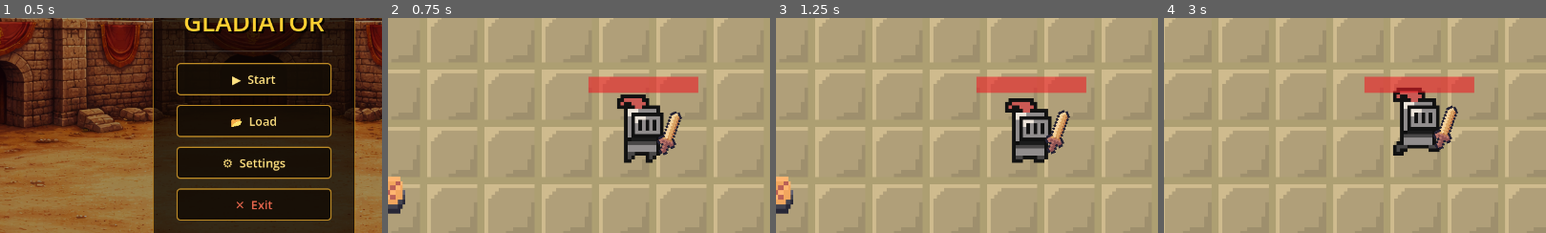
Above: before the commit, frames 1-4 (left to right).
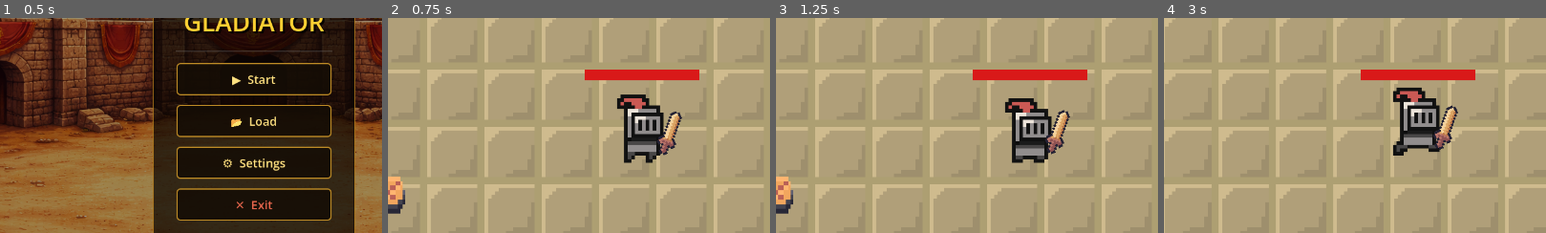
Above: after the commit, the same moments.

Repository: DavydGladius/Gladiator
Game: Godot game, scene res://Scenes/main_menu.tscn
The game is run twice, just before and just after one commit, with the same random seed, the same clock (stepped at 60 frames per second) and the same inputs. Sound files missing from this copy of the repository are replaced by a short silence.
Inputs (mouse positions are % of the whole screen's width and height, from its top left):
- Up to frame 1 (0.5 s): no input
- Up to frame 2 (0.75 s): click "📂 Load" at 0.5 s
- Up to frame 3 (1.25 s): no input
- Up to frame 4 (3 s): tap Enter at 1.25 s; move the mouse to (72, 45) at 1.27 s; hold D (right) 1.28-2 s; click (72, 45) at 1.35 s; drag from (30, 55) to (55, 41) at 2.02 s; move the mouse to (60, 28) at 2.77 s; hold D (right) from 2.78 s (still down); hold Shift from 2.78 s (still down)
The pictures show only the part of the screen within x 17-67%, y 25-75%; the shares and areas given below are measured in that part.

Frame 1 is identical in both runs. In frame 2, 3.1% of the frame differs, in the area x 51-82%, y 24-36%; in frame 3, 3.1%; in frame 4, 3.2%.

Commit message:
ui overhaul PART3
updated death screen and adjusted health bar

Diff:
--- a/Scenes/DeathScreen.tscn
+++ b/Scenes/DeathScreen.tscn
@@ -2,6 +2,73 @@
 
 [ext_resource type="Script" uid="uid://bg4iggi0bq2bd" path="res://scripts/ui/death_screen.gd" id="1_4pnsc"]
 [ext_resource type="AudioStream" uid="uid://c0twvb8klrjai" path="res://assets/sound_effects/GAMEOVER.wav" id="2_gb262"]
+
+[sub_resource type="StyleBoxFlat" id="OverlayStyle"]
+bg_color = Color(0.0, 0.0, 0.0, 0.72)
+
+[sub_resource type="StyleBoxFlat" id="CardStyle"]
+bg_color = Color(0.05, 0.05, 0.1, 0.96)
+border_width_left = 1
+border_width_top = 1
+border_width_right = 1
+border_width_bottom = 1
+border_color = Color(0.7, 0.1, 0.1, 0.9)
+corner_radius_top_left = 12
+corner_radius_top_right = 12
+corner_radius_bottom_right = 12
+corner_radius_bottom_left = 12
+content_margin_left = 40.0
+content_margin_top = 36.0
+content_margin_right = 40.0
+content_margin_bottom = 36.0
+
+[sub_resource type="StyleBoxFlat" id="BtnContinue"]
+bg_color = Color(0.1, 0.38, 0.14, 1.0)
+border_width_left = 1
+border_width_top = 1
+border_width_right = 1
+border_width_bottom = 1
+border_color = Color(0.3, 0.8, 0.35, 0.8)
+corner_radius_top_left = 8
+corner_radius_top_right = 8
+corner_radius_bottom_right = 8
+corner_radius_bottom_left = 8
+
+[sub_resource type="StyleBoxFlat" id="BtnContinueHover"]
+bg_color = Color(0.15, 0.5, 0.2, 1.0)
+border_width_left = 1
+border_width_top = 1
+border_width_right = 1
+border_width_bottom = 1
+border_color = Color(0.3, 0.9, 0.4, 1.0)
+corner_radius_top_left = 8
+corner_radius_top_right = 8
+corner_radius_bottom_right = 8
+corner_radius_bottom_left = 8
+
+[sub_resource type="StyleBoxFlat" id="BtnExit"]
+bg_color = Color(0.35, 0.07, 0.07, 1.0)
+border_width_left = 1
+border_width_top = 1
+border_width_right = 1
+border_width_bottom = 1
+border_color = Color(0.8, 0.2, 0.2, 0.8)
+corner_radius_top_left = 8
+corner_radius_top_right = 8
+corner_radius_bottom_right = 8
+corner_radius_bottom_left = 8
+
+[sub_resource type="StyleBoxFlat" id="BtnExitHover"]
+bg_color = Color(0.5, 0.1, 0.1, 1.0)
+border_width_left = 1
+border_width_top = 1
+border_width_right = 1
+border_width_bottom = 1
+border_color = Color(1.0, 0.3, 0.3, 1.0)
+corner_radius_top_left = 8
+corner_radius_top_right = 8
+corner_radius_bottom_right = 8
+corner_radius_bottom_left = 8
 
 [node name="DeathScreen" type="Control" unique_id=1401373248]
 layout_mode = 3
@@ -13,55 +80,78 @@
 script = ExtResource("1_4pnsc")
 metadata/_edit_use_anchors_ = true
 
-[node name="Panel" type="Panel" parent="." unique_id=1477253084]
+[node name="Overlay" type="Panel" parent="." unique_id=1477253084]
 layout_mode = 1
 anchors_preset = 15
 anchor_right = 1.0
 anchor_bottom = 1.0
 grow_horizontal = 2
 grow_vertical = 2
+theme_override_styles/panel = SubResource("OverlayStyle")
 metadata/_edit_use_anchors_ = true
 
-[node name="VBoxContainer" type="VBoxContainer" parent="." unique_id=789533033]
+[node name="Card" type="PanelContainer" parent="." unique_id=789533033]
 layout_mode = 1
 anchors_preset = 8
 anchor_left = 0.5
 anchor_top = 0.5
 anchor_right = 0.5
 anchor_bottom = 0.5
-offset_left = -84.5
-offset_top = -46.5
-offset_right = 84.5
-offset_bottom = 46.5
+offset_left = -160.0
+offset_top = -120.0
+offset_right = 160.0
+offset_bottom = 120.0
 grow_horizontal = 2
 grow_vertical = 2
+theme_override_styles/panel = SubResource("CardStyle")
 
-[node name="Label" type="Label" parent="VBoxContainer" unique_id=692755769]
-custom_minimum_size = Vector2(0, 50)
+[node name="VBox" type="VBoxContainer" parent="Card" unique_id=692755769]
 layout_mode = 2
-text = "YOU DIED"
+theme_override_constants/separation = 16
+
+[node name="Title" type="Label" parent="Card/VBox" unique_id=111111111]
+layout_mode = 2
+theme_override_colors/font_color = Color(0.9, 0.2, 0.2, 1.0)
+theme_override_font_sizes/font_size = 32
+text = "☠  Y O U  D I E D  ☠"
 horizontal_alignment = 1
 
-[node name="ContinueButton" type="Button" parent="VBoxContainer" unique_id=2005362049]
-custom_minimum_size = Vector2(250, 50)
+[node name="Subtitle" type="Label" parent="Card/VBox" unique_id=111111112]
 layout_mode = 2
-text = "Continue The Battle?"
+theme_override_colors/font_color = Color(0.65, 0.6, 0.55, 1.0)
+theme_override_font_sizes/font_size = 13
+text = "The arena claims another soul..."
+horizontal_alignment = 1
 
-[node name="Load" type="Button" parent="VBoxContainer" unique_id=459756369]
-custom_minimum_size = Vector2(250, 50)
+[node name="Spacer" type="Control" parent="Card/VBox" unique_id=111111113]
 layout_mode = 2
-size_flags_horizontal = 4
-text = "Load"
+custom_minimum_size = Vector2(0, 8)
 
-[node name="EndButton" type="Button" parent="VBoxContainer" unique_id=815436029]
-custom_minimum_size = Vector2(250, 50)
+[node name="ContinueButton" type="Button" parent="Card/VBox" unique_id=2005362049]
+custom_minimum_size = Vector2(280, 48)
 layout_mode = 2
-text = "End Game"
+theme_override_styles/normal = SubResource("BtnContinue")
+theme_override_styles/hover = SubResource("BtnContinueHover")
+theme_override_styles/pressed = SubResource("BtnContinue")
+theme_override_styles/focus = SubResource("BtnContinue")
+theme_override_colors/font_color = Color(0.85, 1.0, 0.87, 1.0)
+theme_override_font_sizes/font_size = 15
+text = "⚔  Continue The Battle"
+
+[node name="EndButton" type="Button" parent="Card/VBox" unique_id=815436029]
+custom_minimum_size = Vector2(280, 48)
+layout_mode = 2
+theme_override_styles/normal = SubResource("BtnExit")
+theme_override_styles/hover = SubResource("BtnExitHover")
+theme_override_styles/pressed = SubResource("BtnExit")
+theme_override_styles/focus = SubResource("BtnExit")
+theme_override_colors/font_color = Color(1.0, 0.75, 0.75, 1.0)
+theme_override_font_sizes/font_size = 15
+text = "✖  Exit Game"
 
 [node name="AudioStreamPlayer" type="AudioStreamPlayer" parent="." unique_id=256099415]
 stream = ExtResource("2_gb262")
 bus = &"Music"
 
-[connection signal="pressed" from="VBoxContainer/ContinueButton" to="." method="_on_continue_button_pressed"]
-[connection signal="pressed" from="VBoxContainer/Load" to="." method="_on_load_pressed"]
-[connection signal="pressed" from="VBoxContainer/EndButton" to="." method="_on_end_button_pressed"]
+[connection signal="pressed" from="Card/VBox/ContinueButton" to="." method="_on_continue_button_pressed"]
+[connection signal="pressed" from="Card/VBox/EndButton" to="." method="_on_end_button_pressed"]
--- a/characters/Enemy/enemy.tscn
+++ b/characters/Enemy/enemy.tscn
@@ -116,6 +116,17 @@
 [sub_resource type="CircleShape2D" id="CircleShape2D_eqilm"]
 radius = 13.0
 
+[sub_resource type="StyleBoxFlat" id="EHBBackground"]
+bg_color = Color(0.12, 0.0, 0.0, 1.0)
+border_width_left = 1
+border_width_top = 1
+border_width_right = 1
+border_width_bottom = 1
+border_color = Color(0.0, 0.0, 0.0, 1.0)
+
+[sub_resource type="StyleBoxFlat" id="EHBFill"]
+bg_color = Color(0.85, 0.1, 0.1, 1.0)
+
 [node name="Enemy" type="CharacterBody2D" unique_id=559718794 groups=["enemy"]]
 collision_layer = 2
 collision_mask = 3
@@ -141,25 +152,24 @@
 shape = SubResource("CircleShape2D_eqilm")
 
 [node name="Node2D" type="Node2D" parent="." unique_id=848326513]
-position = Vector2(-15, -12)
+position = Vector2(-16, -14)
 
 [node name="Control" type="Control" parent="Node2D" unique_id=173921461]
 layout_mode = 3
 anchors_preset = 0
-offset_top = -2.0
-offset_right = 31.0
+offset_right = 32.0
 offset_bottom = 3.0
 
-[node name="HealthBar" type="TextureProgressBar" parent="Node2D/Control" unique_id=251253164]
+[node name="HealthBar" type="ProgressBar" parent="Node2D/Control" unique_id=251253164]
 unique_name_in_owner = true
-self_modulate = Color(1, 1, 1, 0.5882353)
 layout_mode = 1
 anchors_preset = -1
-offset_right = 102.0
-offset_bottom = 15.0
-scale = Vector2(0.3, 0.3)
+offset_right = 32.0
+offset_bottom = 3.0
+theme_override_styles/background = SubResource("EHBBackground")
+theme_override_styles/fill = SubResource("EHBFill")
 value = 100.0
-texture_progress = ExtResource("5_ncf7h")
+show_percentage = false
 
 [node name="FootstepsEnemy" type="AudioStreamPlayer2D" parent="." unique_id=1527259336]
 stream = ExtResource("6_a7vb5")
--- a/characters/Player/player.tscn
+++ b/characters/Player/player.tscn
@@ -4,7 +4,6 @@
 [ext_resource type="Texture2D" uid="uid://d1ukout7sfdk4" path="res://assets/sprites/mc/mc_sprite_.png" id="2_b405y"]
 [ext_resource type="PackedScene" uid="uid://ceqtca5e8gumv" path="res://characters/weapons/BasicSword.tscn" id="3_pdv5a"]
 [ext_resource type="PackedScene" uid="uid://ciosyy23nxiea" path="res://characters/weapons/BasicBow.tscn" id="4_fg313"]
-[ext_resource type="Texture2D" uid="uid://ccbmqlkrv7inr" path="res://assets/sprites/mc/health.png" id="4_kidiw"]
 [ext_resource type="Texture2D" uid="uid://g78nec7ipmen" path="res://assets/sprites/Coin.png" id="4_pdv5a"]
 [ext_resource type="AudioStream" uid="uid://d388giy3aj5s1" path="res://assets/sound_effects/walking_sound_stone.ogg" id="5_b405y"]
 
@@ -154,10 +153,11 @@
 radius = 6.0
 height = 16.0
 
-[sub_resource type="CircleShape2D" id="CircleShape2D_yrol7"]
-radius = 12.0
-
 [sub_resource type="StyleBoxFlat" id="CoinPanelStyle"]
+content_margin_left = 8.0
+content_margin_top = 6.0
+content_margin_right = 10.0
+content_margin_bottom = 6.0
 bg_color = Color(0.05, 0.05, 0.1, 0.82)
 border_width_left = 1
 border_width_top = 1
@@ -168,10 +168,20 @@
 corner_radius_top_right = 10
 corner_radius_bottom_right = 10
 corner_radius_bottom_left = 10
-content_margin_left = 8.0
-content_margin_top = 6.0
-content_margin_right = 10.0
-content_margin_bottom = 6.0
+
+[sub_resource type="StyleBoxFlat" id="HBBackground"]
+bg_color = Color(0.12, 0, 0, 1)
+border_width_left = 1
+border_width_top = 1
+border_width_right = 1
+border_width_bottom = 1
+border_color = Color(0, 0, 0, 1)
+
+[sub_resource type="StyleBoxFlat" id="HBFill"]
+bg_color = Color(0.85, 0.1, 0.1, 1)
+
+[sub_resource type="CircleShape2D" id="CircleShape2D_yrol7"]
+radius = 12.0
 
 [node name="Player" type="CharacterBody2D" unique_id=1217288821 groups=["player"]]
 collision_layer = 2
@@ -206,47 +216,42 @@
 offset_bottom = 42.0
 theme_override_styles/panel = SubResource("CoinPanelStyle")
 
-[node name="CoinRow" type="HBoxContainer" parent="CanvasLayer/CoinHUD" unique_id=3001234567]
+[node name="CoinRow" type="HBoxContainer" parent="CanvasLayer/CoinHUD" unique_id=-1293732729]
 layout_mode = 2
 theme_override_constants/separation = 4
-offset_left = 6.0
-offset_top = 4.0
-offset_right = 94.0
-offset_bottom = 28.0
-
-[node name="TextureRect" type="TextureRect" parent="CanvasLayer/CoinHUD/CoinRow" unique_id=3112345678]
+
+[node name="TextureRect" type="TextureRect" parent="CanvasLayer/CoinHUD/CoinRow" unique_id=-1182621618]
+custom_minimum_size = Vector2(26, 26)
 layout_mode = 2
-custom_minimum_size = Vector2(26, 26)
 texture = ExtResource("4_pdv5a")
 expand_mode = 1
 stretch_mode = 5
 
 [node name="Label" type="Label" parent="CanvasLayer/CoinHUD/CoinRow" unique_id=2074564870]
 layout_mode = 2
-size_flags_vertical = 4
 theme_override_colors/font_color = Color(1, 0.87, 0.2, 1)
 theme_override_font_sizes/font_size = 17
 text = "0"
 
 [node name="Node2D" type="Node2D" parent="." unique_id=1101582476]
-position = Vector2(-15, -12)
+position = Vector2(-16, -14)
 
 [node name="Control" type="Control" parent="Node2D" unique_id=1790157261]
 layout_mode = 3
 anchors_preset = 0
-offset_right = 31.0
-offset_bottom = 5.0
-
-[node name="HealthBar" type="TextureProgressBar" parent="Node2D/Control" unique_id=1106472058]
+offset_right = 32.0
+offset_bottom = 3.0
+
+[node name="HealthBar" type="ProgressBar" parent="Node2D/Control" unique_id=1106472058]
 unique_name_in_owner = true
-self_modulate = Color(1, 1, 1, 0.5882353)
 layout_mode = 1
 anchors_preset = -1
-offset_right = 102.0
-offset_bottom = 15.0
-scale = Vector2(0.3, 0.3)
+offset_right = 32.0
+offset_bottom = 3.0
+theme_override_styles/background = SubResource("HBBackground")
+theme_override_styles/fill = SubResource("HBFill")
 value = 100.0
-texture_progress = ExtResource("4_kidiw")
+show_percentage = false
 
 [node name="CollectArea" type="Area2D" parent="." unique_id=1165802876]
 collision_layer = 0
--- a/scripts/ui/death_screen.gd
+++ b/scripts/ui/death_screen.gd
@@ -1,7 +1,6 @@
 extends Control
 
 @onready var player = $"../../Player"
-@onready var wavemanager = $"../../WaveManager"
 
 func _ready():
 	process_mode = Node.PROCESS_MODE_ALWAYS
@@ -44,24 +43,3 @@
 	AudioManager.play_click()
 	await get_tree().create_timer(0.1).timeout
 	get_tree().quit()
-
-func _on_load_pressed() -> void:
-	AudioManager.play_click()
-	get_tree().paused = false
-	hide()
-	if $AudioStreamPlayer: $AudioStreamPlayer.stop()
-	if player:
-		player.is_dead = false
-		player.set_physics_process(true)
-		# FIX: atstatome collision, kad safe_area body_entered veiktų
-		var collision = player.get_node_or_null("CollisionShape2D")
-		if collision:
-			collision.disabled = false
-		if player.animations:
-			player.animations.play("idle")
-		player.load_player_data()
-	# Neleidžiame wave_started perrašyti šopo duomenų
-	var shop = get_tree().current_scene.find_child("ShopScene", true, false)
-	if shop and shop.has_method("load_shop_from_save"):
-		shop.load_shop_from_save()
-	wavemanager.load_wave_data()
